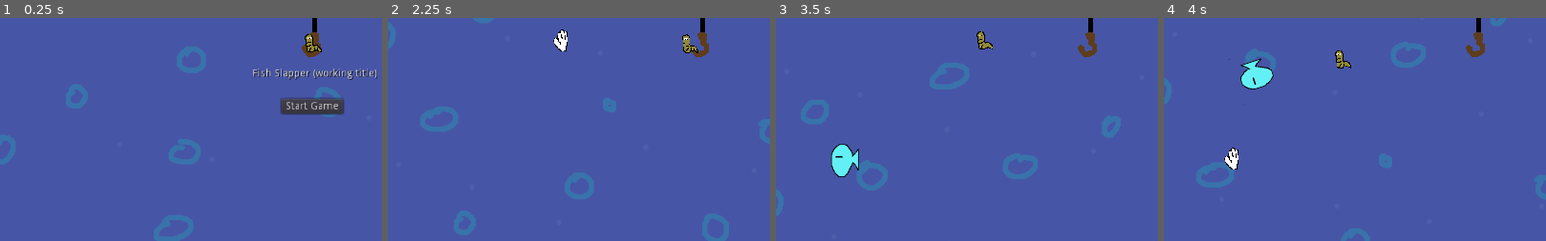
Above: before the commit, frames 1-4 (left to right).
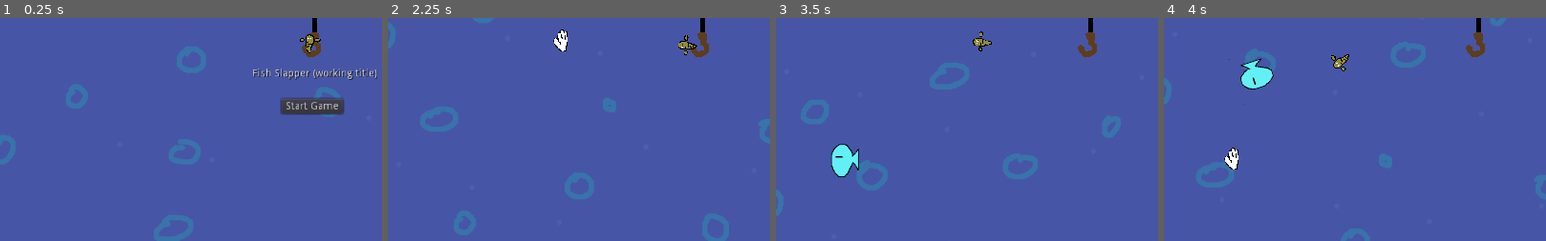
Above: after the commit, the same moments.

Repository: cwiep/ld48-fish-slapping-sim-2021
Game: Godot game, scene res://scenes/menu.tscn
The game is run twice, just before and just after one commit, with the same random seed, the same clock (stepped at 60 frames per second) and the same inputs.
Inputs (mouse positions are % of the whole screen's width and height, from its top left):
- Up to frame 1 (0.25 s): no input
- Up to frame 2 (2.25 s): click "Start Game" at 0.5 s; move the mouse to (72, 45) at 1.27 s; press the mouse at (72, 45) at 1.28 s; move the mouse to (30, 55) at 2.02 s; release the mouse at (30, 55) at 2.03 s; right-click (30, 55) at 2.1 s; click (30, 55) at 2.17 s
- Up to frame 3 (3.5 s): move the mouse to (90, 18) at 2.77 s; press the mouse at (90, 18) at 2.78 s
- Up to frame 4 (4 s): move the mouse to (16, 82) at 3.52 s; release the mouse at (16, 82) at 3.53 s; right-click (16, 82) at 3.6 s; click (16, 82) at 3.67 s
The pictures show only the part of the screen within x 7-57%, y 50-100%; the shares and areas given below are measured in that part.

The runs differ from the first frame. In frame 1, 0.2% of the frame differs, in the area x 78-85%, y 7-16%; in frame 2, 0.2%; in frame 3, 0.2%; in frame 4, 0.3%, in the area x 43-49%, y 14-24%.

Commit message:
Improved player animation and movement.

Diff:
--- a/scenes/player.tscn
+++ b/scenes/player.tscn
@@ -1,22 +1,35 @@
-[gd_scene load_steps=7 format=2]
+[gd_scene load_steps=9 format=2]
 
 [ext_resource path="res://graphics/worm.png" type="Texture" id=1]
 [ext_resource path="res://scripts/player.gd" type="Script" id=2]
 
-[sub_resource type="AtlasTexture" id=1]
+[sub_resource type="AtlasTexture" id=5]
 atlas = ExtResource( 1 )
-region = Rect2( 0, 0, 32, 32 )
+region = Rect2( 64, 0, 32, 32 )
 
-[sub_resource type="AtlasTexture" id=2]
+[sub_resource type="AtlasTexture" id=6]
 atlas = ExtResource( 1 )
-region = Rect2( 32, 0, 32, 32 )
+region = Rect2( 128, 0, 32, 32 )
+
+[sub_resource type="AtlasTexture" id=7]
+atlas = ExtResource( 1 )
+region = Rect2( 64, 0, 32, 32 )
+
+[sub_resource type="AtlasTexture" id=8]
+atlas = ExtResource( 1 )
+region = Rect2( 96, 0, 32, 32 )
 
 [sub_resource type="SpriteFrames" id=3]
 animations = [ {
-"frames": [ SubResource( 1 ), SubResource( 2 ) ],
+"frames": [ SubResource( 5 ), SubResource( 6 ) ],
 "loop": true,
 "name": "idle",
 "speed": 1.0
+}, {
+"frames": [ SubResource( 7 ), SubResource( 8 ) ],
+"loop": true,
+"name": "swim",
+"speed": 10.0
 } ]
 
 [sub_resource type="RectangleShape2D" id=4]
@@ -25,15 +38,12 @@
 [node name="player" type="KinematicBody2D" groups=[
 "player",
 ]]
-position = Vector2( -7.41626, 280.758 )
 script = ExtResource( 2 )
 
 [node name="worm" type="AnimatedSprite" parent="."]
-position = Vector2( -0.719334, -1.54916 )
 frames = SubResource( 3 )
 animation = "idle"
 playing = true
 
 [node name="CollisionShape2D" type="CollisionShape2D" parent="."]
-position = Vector2( 3.6582, -0.542938 )
 shape = SubResource( 4 )
--- a/scripts/player.gd
+++ b/scripts/player.gd
@@ -8,4 +8,11 @@
 		target_pos = get_global_mouse_position()
 	if global_position.distance_to(target_pos) > 5:
 		var direction = (target_pos - global_position).normalized()
+		look_at(target_pos)
+		$worm.play("swim")
+		$worm.rotation_degrees = 90
 		move_and_slide(direction * speed)
+	else:
+		rotation_degrees = 0
+		$worm.rotation_degrees = 0
+		$worm.play("idle")
Binary file changed: graphics/worm.png
